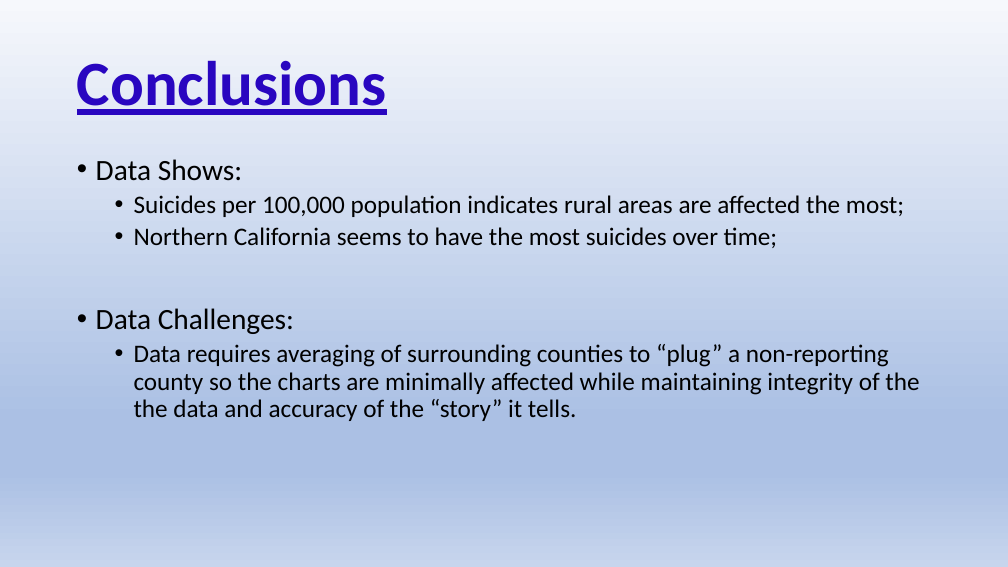
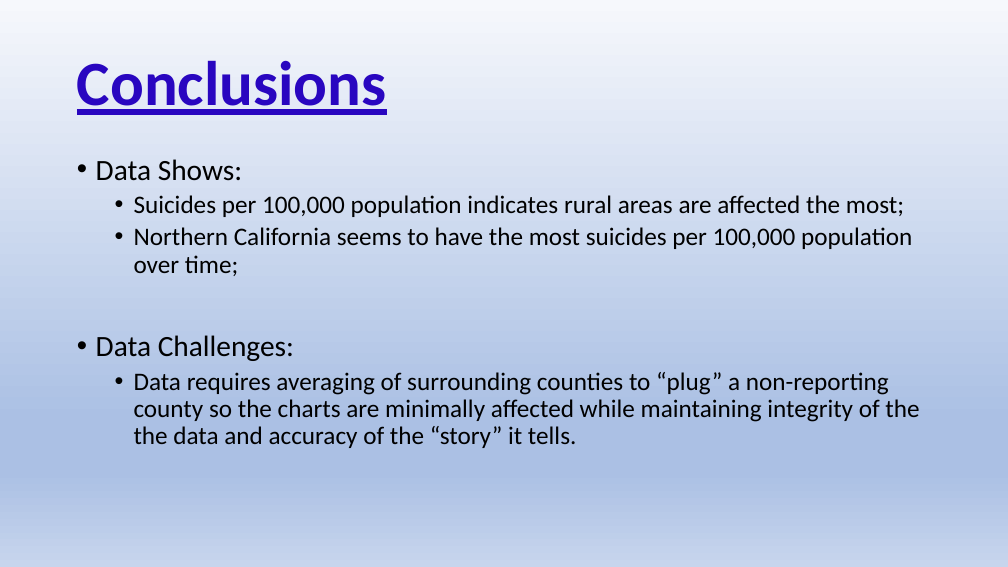
Before and after one commit to danjamthelamb/Suicide_Data_Project, a slide deck: slide 24 of Wed_Slides_Suicide.pptx (slide 21 before the commit). Drawn at 1008x567 pixels with LibreOffice and Linux fonts; fonts in the diff are those of the drawing. Boxes give left, top, right and bottom in pixels: in the first picture for what was removed or moved away, otherwise in the second. Text is boxed around its words. In the diff, an @@ line names an element or a change of style, - is before the commit and + after.

Commit message:
Current Modified Slides

```diff
--- a/Wed_Slides_Suicide.pptx
+++ b/Wed_Slides_Suicide.pptx
@@ text at (x1=134, y1=227, x2=912, y2=276): text changed @@
-  • Northern California seems to have the most suicides over time;
+  • Northern California seems to have the most suicides per 100,000 population over time;
```
Also in this commit, not shown: 3 other slides changed, 3 slides added.
